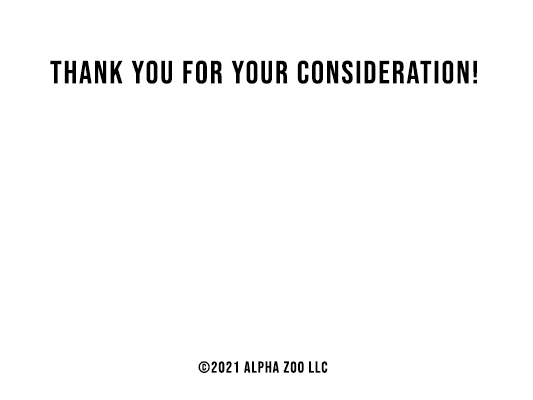
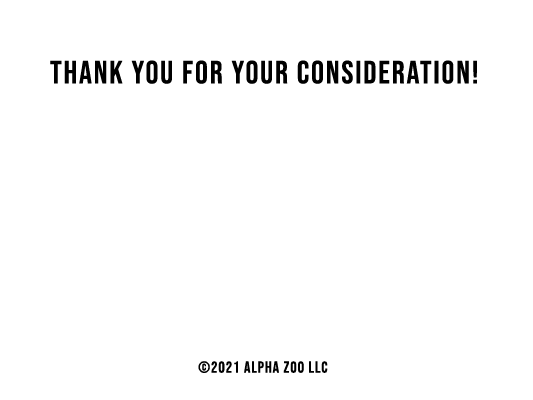
Two versions of the same layered image (533 x 400). Layer-by-layer changes:
hid "Background" over bbox(50, 60, 477, 373)
